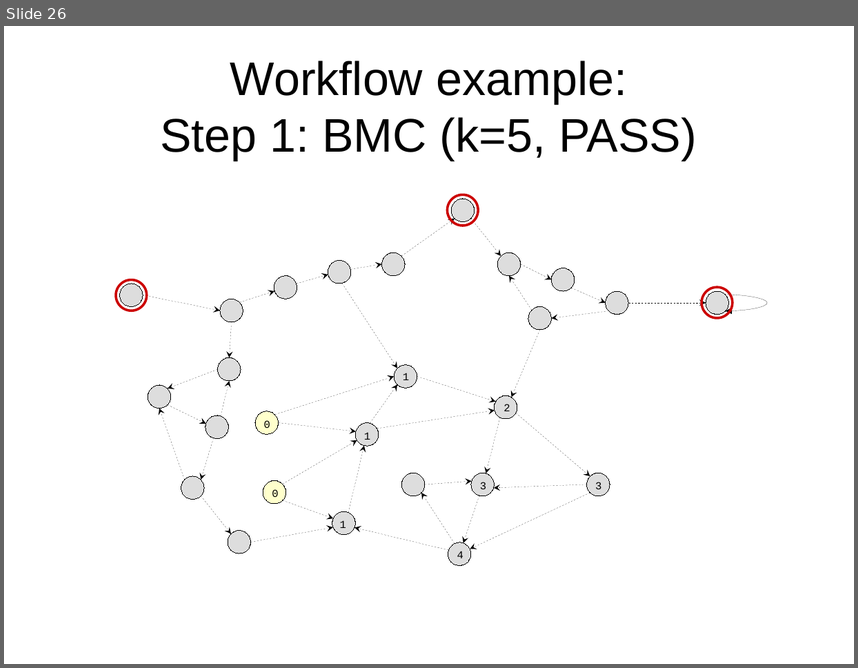
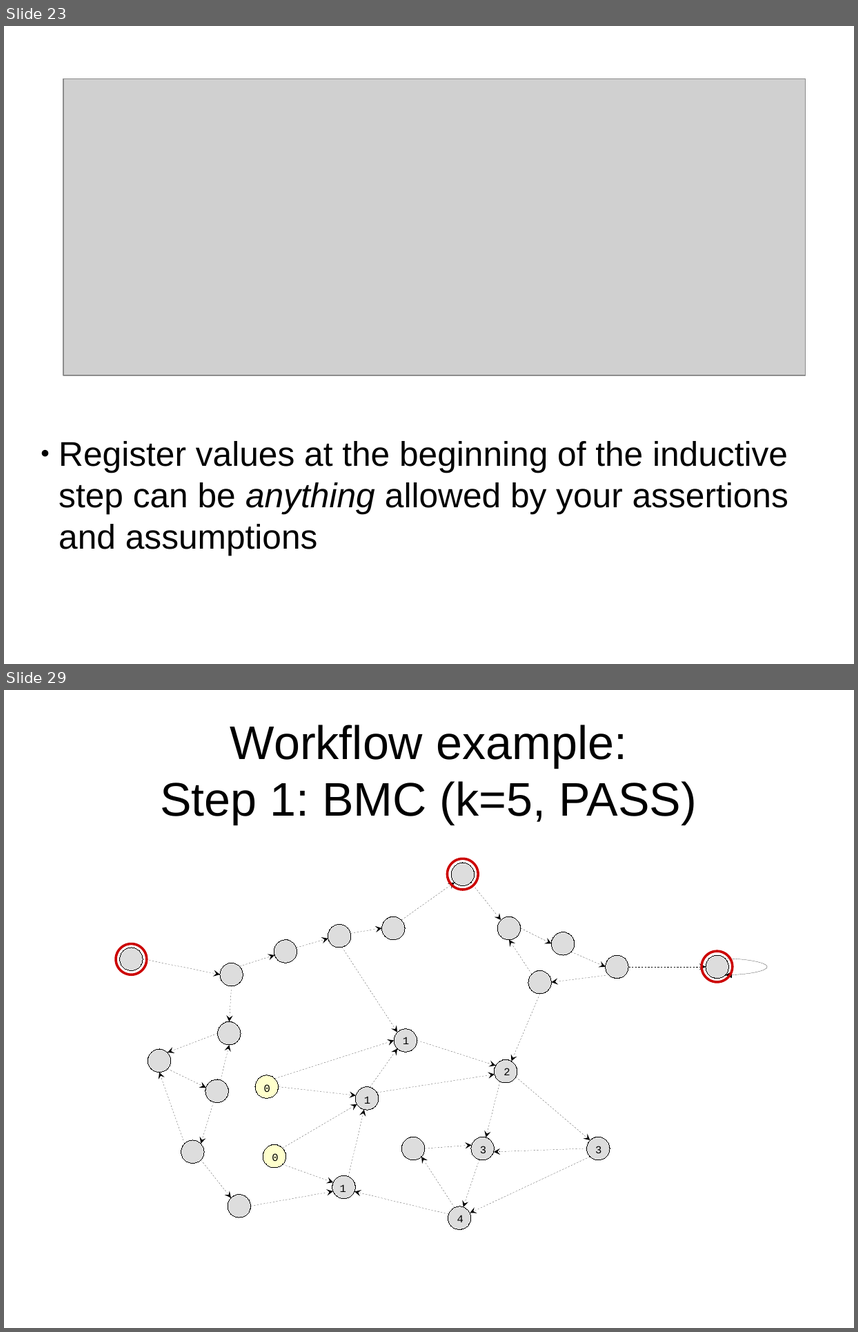
Before and after one commit to daveshah1/formal-fpl, a slide deck: wosh-presentation.odp. Shown one above the other, each under a label of ours: slide 26 before the commit, slides 23 and 29 after it; the slides between them are not shown. The pictures are 858x668 and 858x1332 pixels, drawn with LibreOffice and Linux fonts; fonts in the diff are those of the drawing; grey boxes stand for pictures. Boxes give left, top, right and bottom in pixels: in the first picture for what was removed or moved away, otherwise in the second. Text is boxed around its words. In the diff, an @@ line names an element or a change of style, - is before the commit and + after.

```diff
--- a/wosh-presentation.odp
+++ b/wosh-presentation.odp
@@ slide 23 added at (4, 26, 854, 664), background #FFFFFF @@
@@ picture added at (63, 78, 806, 375) @@
@@ subtitle added at (59, 441, 789, 555), 32 pt, text #000000 @@
+● Register values at the beginning of the inductive step can be anything allowed by your assertions and assumptions
@@ what was slide 26 is now slide 29 @@
```
Also in this commit, not shown: 10 slides changed, 11 other slides added, 5 slides removed, 1 other file.
